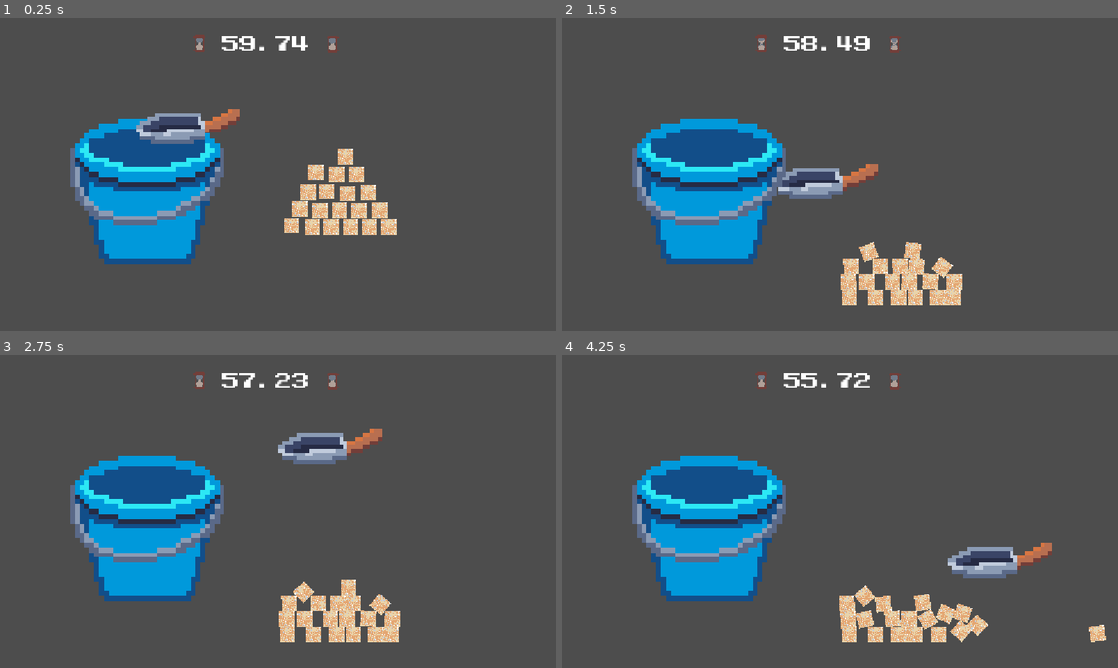
Above: before the commit, frames 1-4 (two rows, left to right).
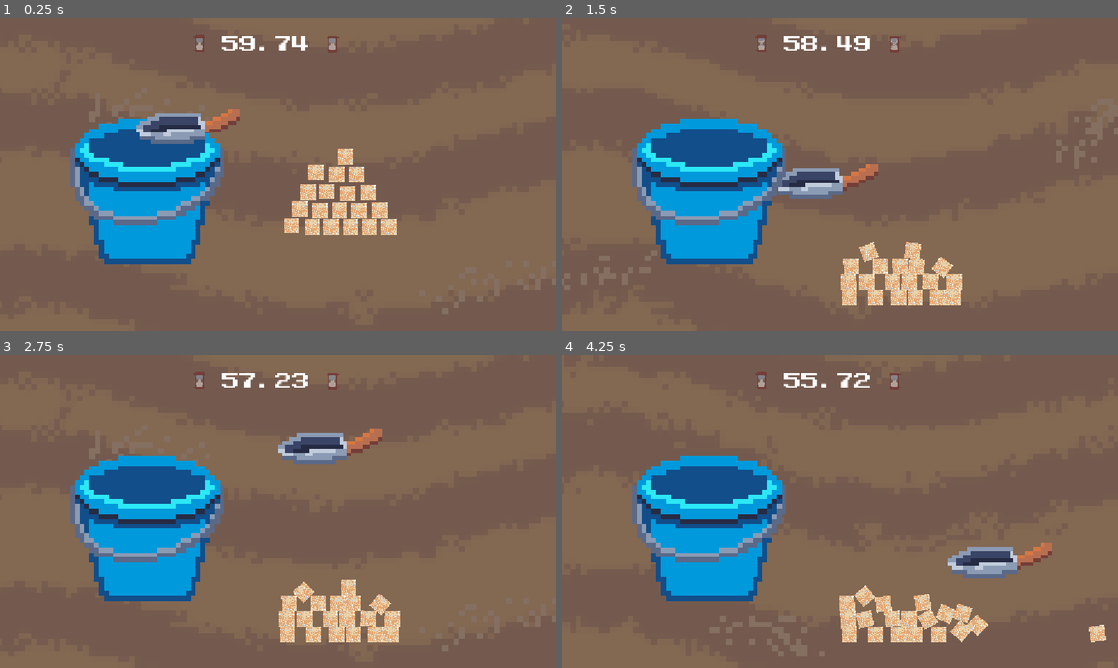
Above: after the commit, the same moments.

Repository: Pedso18/GMTK2026_JUPE
Game: Godot game, scene res://scenes/catchingSand.tscn
The game is run twice, just before and just after one commit, with the same random seed, the same clock (stepped at 60 frames per second) and the same inputs. This scene is started directly instead of the project's main scene. Sound files missing from this copy of the repository are replaced by a short silence.
Inputs (mouse positions are in pixels of both pictures, inside the frame that each line leads up to):
- Up to frame 1 (0.25 s): no input
- Up to frame 2 (1.5 s): move the mouse to (962, 158) at 0.52 s; hold Right (ui_right) 0.53-1.28 s; move the mouse to (728, 190) at 1.27 s; hold Down (ui_down) from 1.28 s (still down)
- Up to frame 3 (2.75 s): move the mouse to (333, 442) at 2.02 s; release Down (ui_down) at 2.03 s; hold Right (ui_right) from 2.03 s (still down)
- Up to frame 4 (4.25 s): move the mouse to (812, 574) at 2.77 s; release Right (ui_right) at 2.78 s; hold Up (ui_up) 2.78-3.53 s; move the mouse to (1006, 558) at 3.52 s; hold Left (ui_left) from 3.53 s (still down)

The runs differ from the first frame. In frame 1, 86% of the frame differs, in the area x 0-100%, y 0-100%; in frame 2, 85%; in frame 3, 85%; in frame 4, 85%.

Commit message:
adicionei tela de fundo

Diff:
--- a/scenes/catchingSand.tscn
+++ b/scenes/catchingSand.tscn
@@ -12,6 +12,7 @@
 [ext_resource type="Texture2D" uid="uid://d1qukjqklnt7l" path="res://sprites/hourglass/16x16hourglass.png" id="10_8wtln"]
 [ext_resource type="FontFile" uid="uid://d3fufqskmjou1" path="res://MegamaxJonathanToo-YqOq2.ttf" id="11_70pe6"]
 [ext_resource type="Script" uid="uid://cly8g6ih6qk5q" path="res://scripts/timeText.gd" id="12_lpi2r"]
+[ext_resource type="Texture2D" uid="uid://clmhvwl15npnw" path="res://sprites/sandBackground.png" id="14_8wtln"]
 [ext_resource type="Shader" uid="uid://dhll2iuba6b2x" path="res://shaders/vignete.gdshader" id="14_teqre"]
 
 [sub_resource type="RectangleShape2D" id="RectangleShape2D_m0yma"]
@@ -110,6 +111,56 @@
 shader_parameter/tint_color = Color(1, 0, 0, 1)
 shader_parameter/vignette_intensity = 0.0
 shader_parameter/vignette_opacity = 0.0
+
+[sub_resource type="AtlasTexture" id="AtlasTexture_kex4t"]
+atlas = ExtResource("14_8wtln")
+region = Rect2(0, 0, 128, 64)
+
+[sub_resource type="AtlasTexture" id="AtlasTexture_jf84i"]
+atlas = ExtResource("14_8wtln")
+region = Rect2(128, 0, 128, 64)
+
+[sub_resource type="AtlasTexture" id="AtlasTexture_bn6oj"]
+atlas = ExtResource("14_8wtln")
+region = Rect2(256, 0, 128, 64)
+
+[sub_resource type="AtlasTexture" id="AtlasTexture_om28l"]
+atlas = ExtResource("14_8wtln")
+region = Rect2(384, 0, 128, 64)
+
+[sub_resource type="AtlasTexture" id="AtlasTexture_ro2bu"]
+atlas = ExtResource("14_8wtln")
+region = Rect2(512, 0, 128, 64)
+
+[sub_resource type="AtlasTexture" id="AtlasTexture_1wdl3"]
+atlas = ExtResource("14_8wtln")
+region = Rect2(640, 0, 128, 64)
+
+[sub_resource type="SpriteFrames" id="SpriteFrames_70pe6"]
+animations = [{
+"frames": [{
+"duration": 1.0,
+"texture": SubResource("AtlasTexture_kex4t")
+}, {
+"duration": 1.0,
+"texture": SubResource("AtlasTexture_jf84i")
+}, {
+"duration": 1.0,
+"texture": SubResource("AtlasTexture_bn6oj")
+}, {
+"duration": 1.0,
+"texture": SubResource("AtlasTexture_om28l")
+}, {
+"duration": 1.0,
+"texture": SubResource("AtlasTexture_ro2bu")
+}, {
+"duration": 1.0,
+"texture": SubResource("AtlasTexture_1wdl3")
+}],
+"loop": 1,
+"name": &"default",
+"speed": 7.0
+}]
 
 [node name="CatchingSand" type="Node2D" unique_id=659462878]
 
@@ -300,4 +351,13 @@
 offset_bottom = 648.0
 color = Color(1, 0.16470589, 0.22352941, 0.30980393)
 
+[node name="AnimatedSprite2D" type="AnimatedSprite2D" parent="." unique_id=2012750626]
+modulate = Color(0.7507996, 0.7507996, 0.7507996, 0.57254905)
+z_index = -18
+texture_filter = 1
+position = Vector2(628, 324)
+scale = Vector2(12, 12)
+sprite_frames = SubResource("SpriteFrames_70pe6")
+autoplay = "default"
+
 [connection signal="body_entered" from="BucketRb/BucketSprite/BucketArea" to="BucketRb" method="_on_bucket_area_body_entered"]
